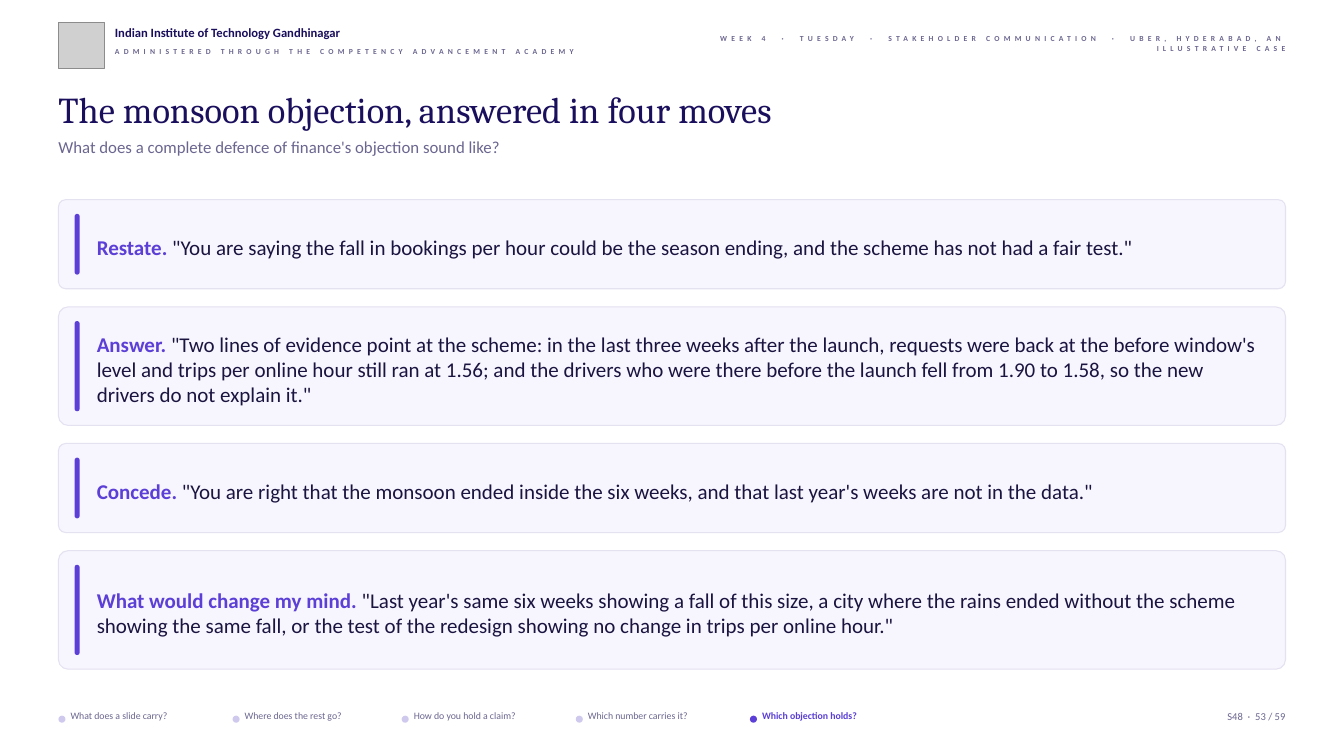
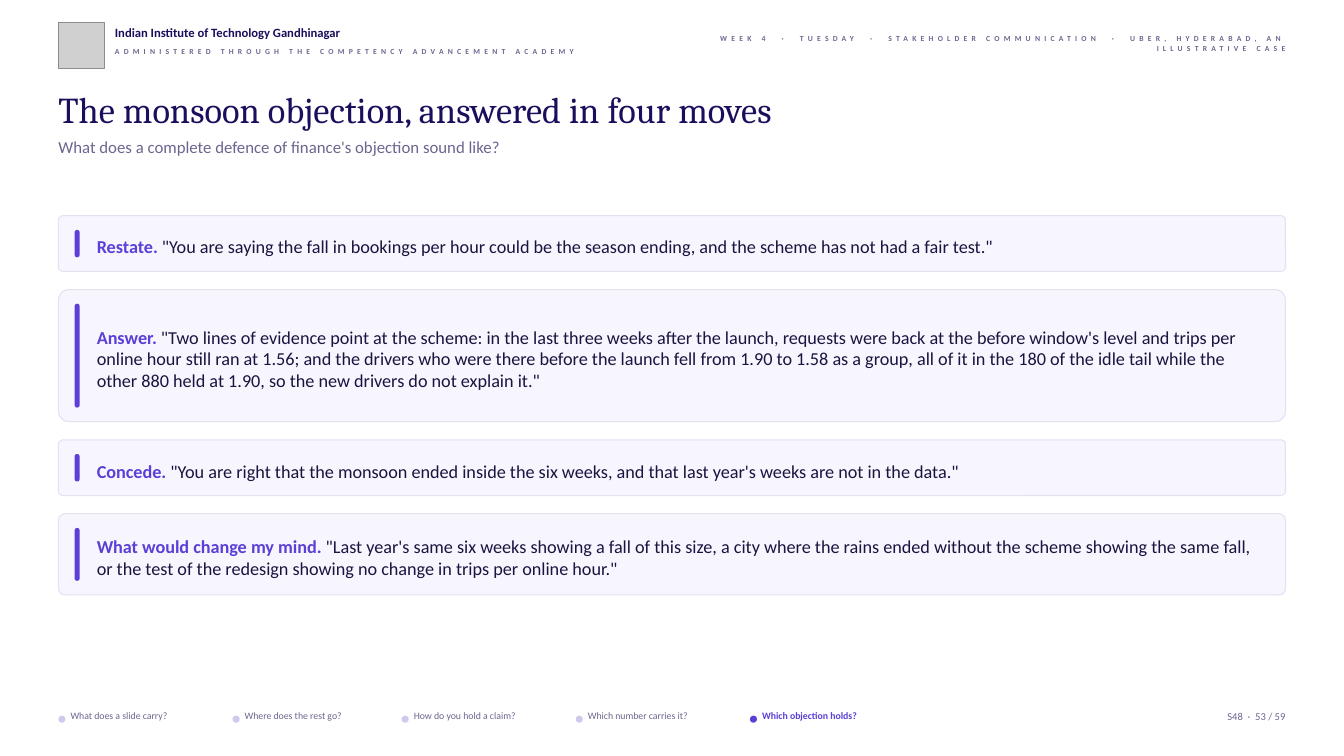
Before and after one commit to fde-academy-lab/c2-content-factory, a slide deck: slide 53 of content/W04/D2/slides/C2_W04_D02_half1_STUDENT.pptx. Drawn at 1344x756 pixels with LibreOffice and Linux fonts; fonts in the diff are those of the drawing; grey boxes stand for pictures; background and template pictures are left out. Boxes give left, top, right and bottom in pixels: in the first picture for what was removed or moved away, otherwise in the second. Text is boxed around its words. In the diff, an @@ line names an element or a change of style, - is before the commit and + after.

```diff
--- a/content/W04/D2/slides/C2_W04_D02_half1_STUDENT.pptx
+++ b/content/W04/D2/slides/C2_W04_D02_half1_STUDENT.pptx
@@ rounded rectangle: place and size @@
-rounded rectangle at box(58, 200, 1286, 288)
+rounded rectangle at box(58, 216, 1286, 271)
@@ rounded rectangle: place and size @@
-rounded rectangle at box(75, 214, 80, 274)
+rounded rectangle at box(75, 230, 80, 257)
@@ rounded rectangle: place and size @@
-rounded rectangle at box(58, 307, 1286, 425)
+rounded rectangle at box(58, 289, 1286, 421)
@@ rounded rectangle: place and size @@
-rounded rectangle at box(75, 322, 80, 412)
+rounded rectangle at box(75, 303, 80, 407)
@@ text at box(97, 331, 1236, 390): text changed; size 15 to 13 pt @@
-Answer. "Two lines of evidence point at the scheme: in the last three weeks after the launch, requests were back at the before window's level and trips per online hour still ran at 1.56; and the drivers who were there before the launch fell from 1.90 to 1.58, so the new drivers do not explain it."
+Answer. "Two lines of evidence point at the scheme: in the last three weeks after the launch, requests were back at the before window's level and trips per online hour still ran at 1.56; and the drivers who were there before the launch fell from 1.90 to 1.58 as a group, all of it in the 180 of the idle tail while the other 880 held at 1.90, so the new drivers do not explain it."
@@ rounded rectangle: place and size @@
-rounded rectangle at box(58, 444, 1286, 532)
+rounded rectangle at box(58, 440, 1286, 495)
@@ rounded rectangle: place and size @@
-rounded rectangle at box(75, 458, 80, 518)
+rounded rectangle at box(75, 454, 80, 481)
@@ rounded rectangle: place and size @@
-rounded rectangle at box(58, 551, 1286, 669)
+rounded rectangle at box(58, 514, 1286, 596)
@@ rounded rectangle: place and size @@
-rounded rectangle at box(75, 565, 80, 655)
+rounded rectangle at box(75, 528, 80, 582)
@@ size 15 to 13 pt in 3 elements at box(97, 240, 993, 256), box(97, 465, 959, 481), box(97, 540, 1251, 578) @@
@@ text "What would change my mind. ...": place and size @@
-text "What would change my mind. ..." at box(97, 593, 1235, 637)
+text "What would change my mind. ..." at box(97, 540, 1251, 578)
```
Also in this commit, not shown: 4 other slides changed, 17 other files.
